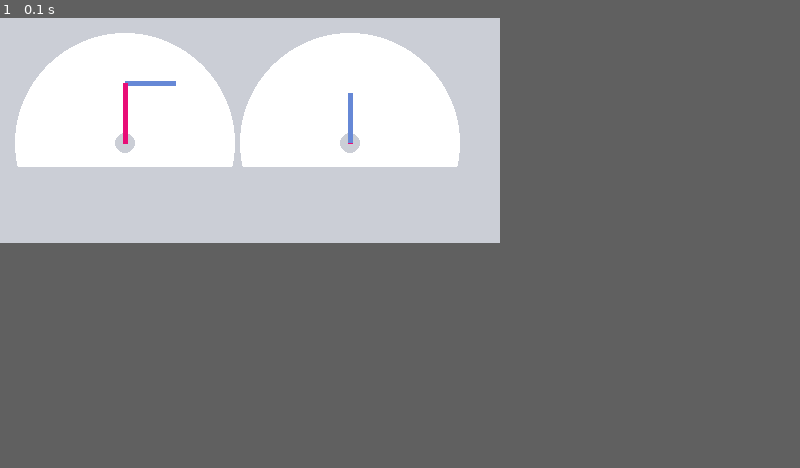
Above: before the commit, frame 1.
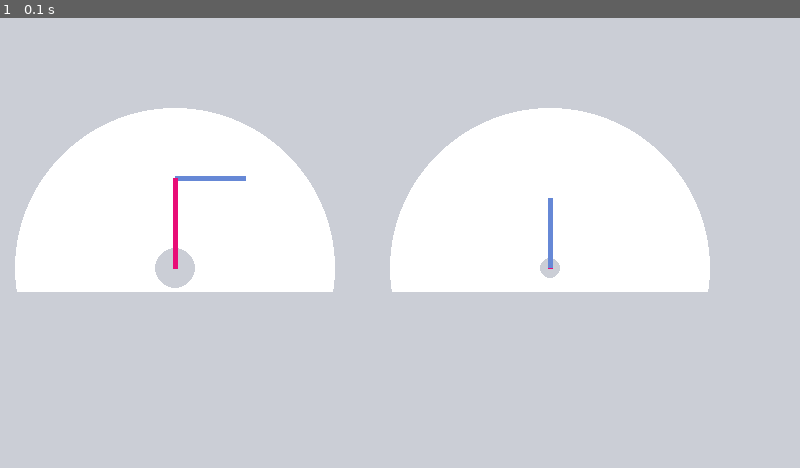
Above: after the commit, the same moment.

Repository: abackes19/ink
Game: pygame game, started from pygame-ik4.py
Two runs of this game, one before a commit and one after it. Both use one fixed random seed, a clock stepped at 60 frames per second and the inputs below.
Inputs:
- Up to frame 1 (0.1 s): no input
In our replay, the window is 500x225 before the commit and 800x450 after it. These sizes can differ from the game's own. Grey fills any space a smaller window leaves; there, only what the larger window draws over its background counts as a difference.

The runs differ from the first frame. In frame 1, 34% of the frame differs, in the area x 1-89%, y 3-61%.

Commit message:
updating ik4 to be prettier and networking

Diff:
--- a/pygame-ik4.py
+++ b/pygame-ik4.py
@@ -18,19 +18,19 @@
 blue = (102, 136, 214); pink = (232, 13, 119)
 grey = (203, 206, 214)
 
-display_width = 500
-display_height = 225
+display_width = 800
+display_height = 450
 screen = pygame.display.set_mode((display_width,display_height))
 screen.fill(white)
 clock = pygame.time.Clock()
 
 step = 2
-originx = 125
-originy = 125
-d_one = 60 # the distance from shoulder to elbow
-d_two = 50 # distance from elbow to wrist
-toriginz = 350
-toriginw = 125
+originx = 175
+originy = 250
+d_one = 90 # the distance from shoulder to elbow
+d_two = 70 # distance from elbow to wrist
+toriginz = 550
+toriginw = 250
 
 xm, ym = d_two, d_one
 x, y = d_two, d_one
@@ -92,9 +92,9 @@
         elif event.key == pygame.K_s:
             y_change = -step
         elif event.key == pygame.K_q:
+            z_change = -step
+        elif event.key == pygame.K_e:
             z_change = step
-        elif event.key == pygame.K_e:
-            z_change = -step
 
     return x_change, y_change, z_change
 
--- a/testsocket.py
+++ b/testsocket.py
@@ -7,7 +7,7 @@
 
 # reserve a port on your computer in our
 # case it is 12345 but it can be anything
-port = 12345
+port = 2197
 
 # Next bind to the port
 # we have not typed any ip in the ip field
@@ -31,6 +31,7 @@
 
    # send a thank you message to the client.
    c.send('Thank you for connecting')
-   print c.recv(1024)
+   print c.recv(70)
+
    # Close the connection with the client
    c.close()
--- a/testsocketc.py
+++ b/testsocketc.py
@@ -5,14 +5,18 @@
 s = socket.socket()
 
 x = 87
+y = 92
 
 
 # Define the port on which you want to connect
-port = 12345
+port = 2197
 
 # connect to the server on local computer
-s.connect(('192.168.21.135', port))
-s.sendall("%i" % x)
+# first number if on computer: 127.0.0.1
+# if on pi: 192.168.21.xxx, xxx being the chip #
+s.connect(('127.0.0.1', port))
+s.send("%i" % x)
+s.send("%i" % y)
 
 
 # receive data from the server
